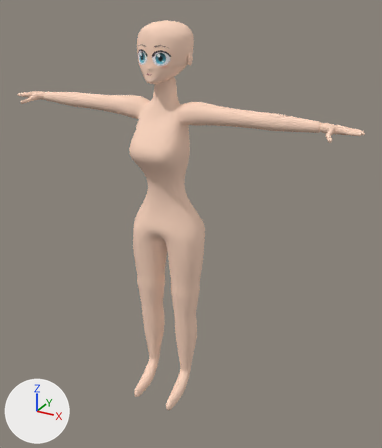
An edit to the glTF model game/assets/models/body_f.glb, drawn before and after from the same camera.
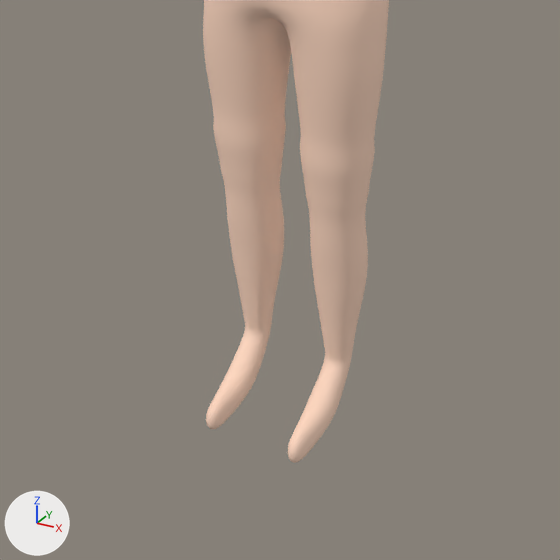
There are two pictures of each version: one whole from a 50 mm lens placed at (1.094, -1.777, 1.766), pointed at (0.085, 0.057, 0.848), one close up on the part from 14% to 71% of the width and 51% to 100% of the height. Every picture has the same lights, and +X, +Y and +Z are marked at lower left. The first two pictures are the older version. Vertices at exactly the same position are counted once.

Before the edit, the objects in view are built like this:
```python
me_body = bpy.data.meshes.new('Body')
me_body.from_pydata(...)  # 7360 vertices, 14696 faces; spans x -0.77..0.77, y -0.18..0.13, z -0.01..1.67
# faces by material slot: [11728, 2968]
me_body.materials.append(mat_skin)  # beige #ffd9c2
me_body.materials.append(mat_face)  # picture img_faceatlas
ob_body = bpy.data.objects.new('Body', me_body)
ob_body.location = (0.0, 0.0, 0.0)
```
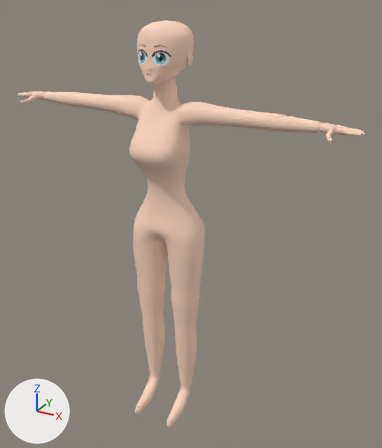
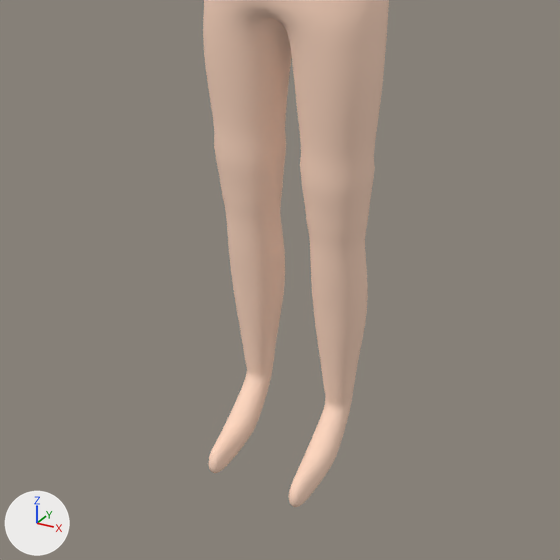
The newer file is also turned or shifted as a whole; pictures and numbers use the older file's frame.

Changed parts and their boxes (x1, y1, x2, y2) in the close-ups (560 x 560 px; the box of a moved part takes in the faces that stretch with it):
'Body', reshaped: before (203, 0, 389, 463); after (203, 0, 389, 507)
part 1 of me_body, moved or reshaped: before (206, 59, 383, 463); after (205, 59, 383, 507)

The edits, one by one:
me_body is used by ob_body; location (0.0, 0.0, 0.0).
me_body had 7360 vertices, 14696 faces and spanned x -0.77..0.77, y -0.18..0.13, z -0.01..1.67.
me_body now has 7360 vertices, 14696 faces and spans x -0.77..0.77, y -0.18..0.13, z -0.11..1.67.
me_body part 1: all 2066 vertices in x -0.17..0.17, y -0.18..0.09, z -0.01..0.73 are multiplied about their middle by the matrix ((1.0, 0.0, 0.0), (0.0, 1.0, 0.0), (0.0, -0.076, 1.15)), then moved by (0.0, 0.0, -0.06).
